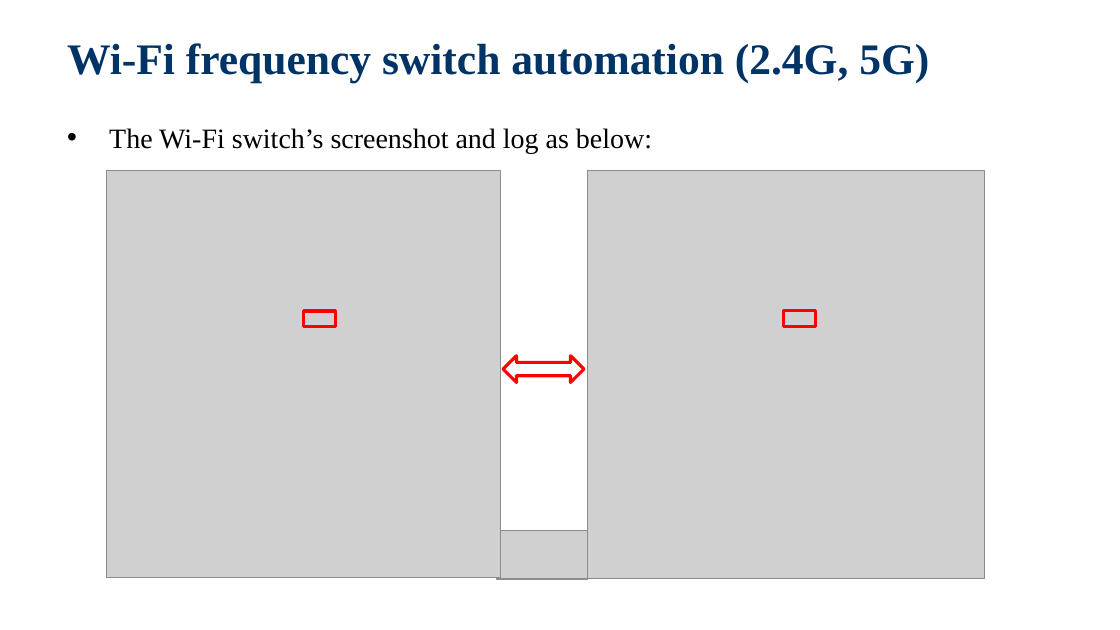
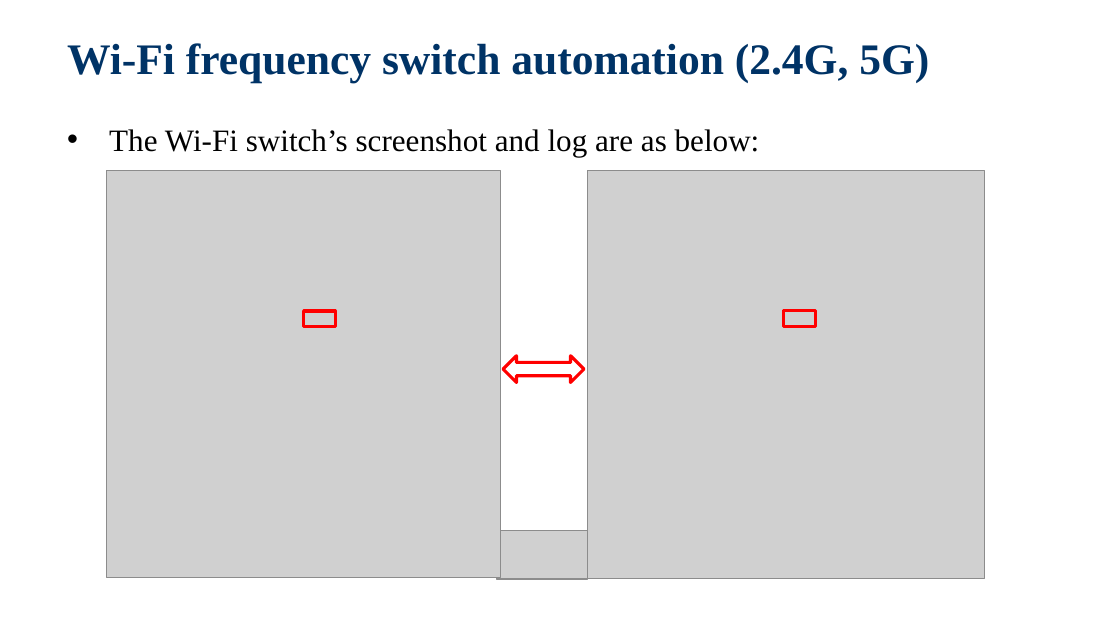
Before and after one commit to jackiejay888/automation, a slide deck: slide 15 of kpi/Test Automation.pptx. Drawn at 1120x630 pixels with LibreOffice and Linux fonts; fonts in the diff are those of the drawing; grey boxes stand for pictures; background and template pictures are left out. Boxes give left, top, right and bottom in pixels: in the first picture for what was removed or moved away, otherwise in the second. Text is boxed around its words. In the diff, an @@ line names an element or a change of style, - is before the commit and + after.

Commit message:
Update the Test Automation

```diff
--- a/kpi/Test Automation.pptx
+++ b/kpi/Test Automation.pptx
@@ text at (109,129,760,157): text changed; size 18 to 20 pt @@
-• The Wi-Fi switch’s screenshot and log as below:
+• The Wi-Fi switch’s screenshot and log are as below:
```
Also in this commit, not shown: 33 other slides changed, 1 other file.
